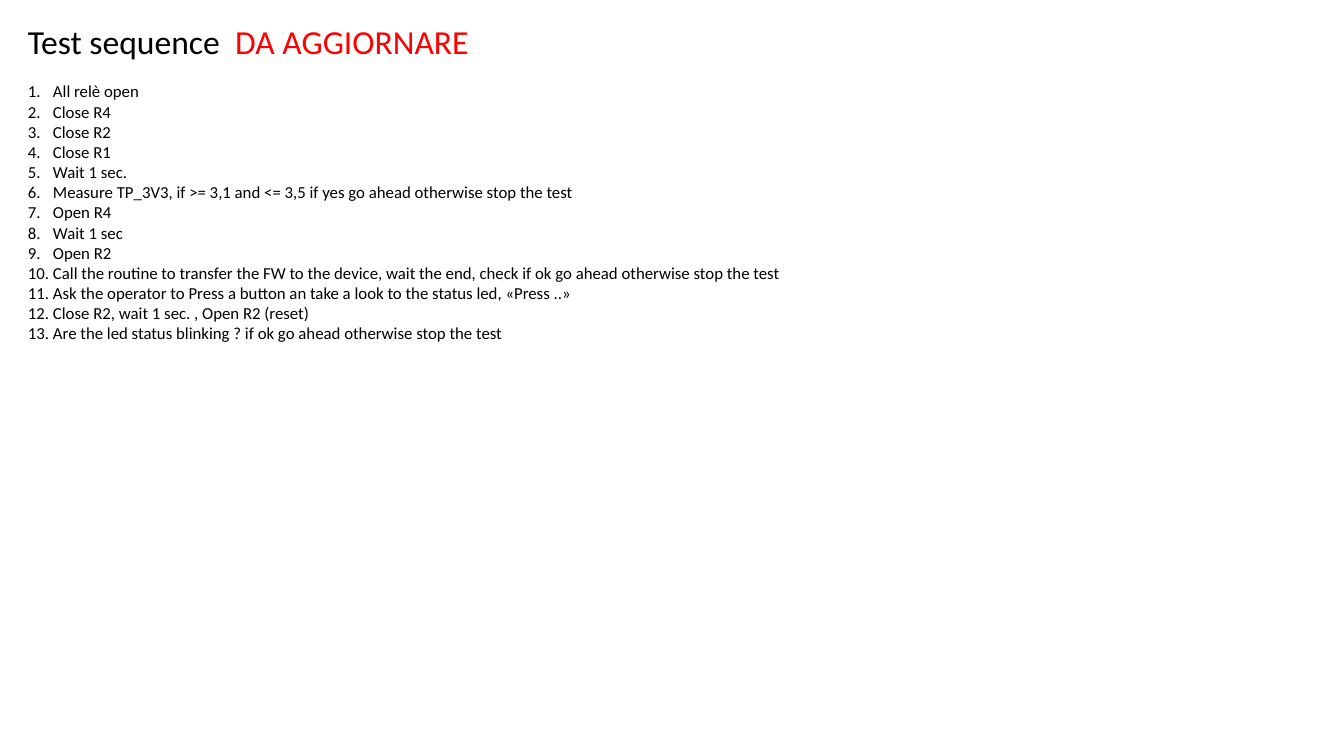
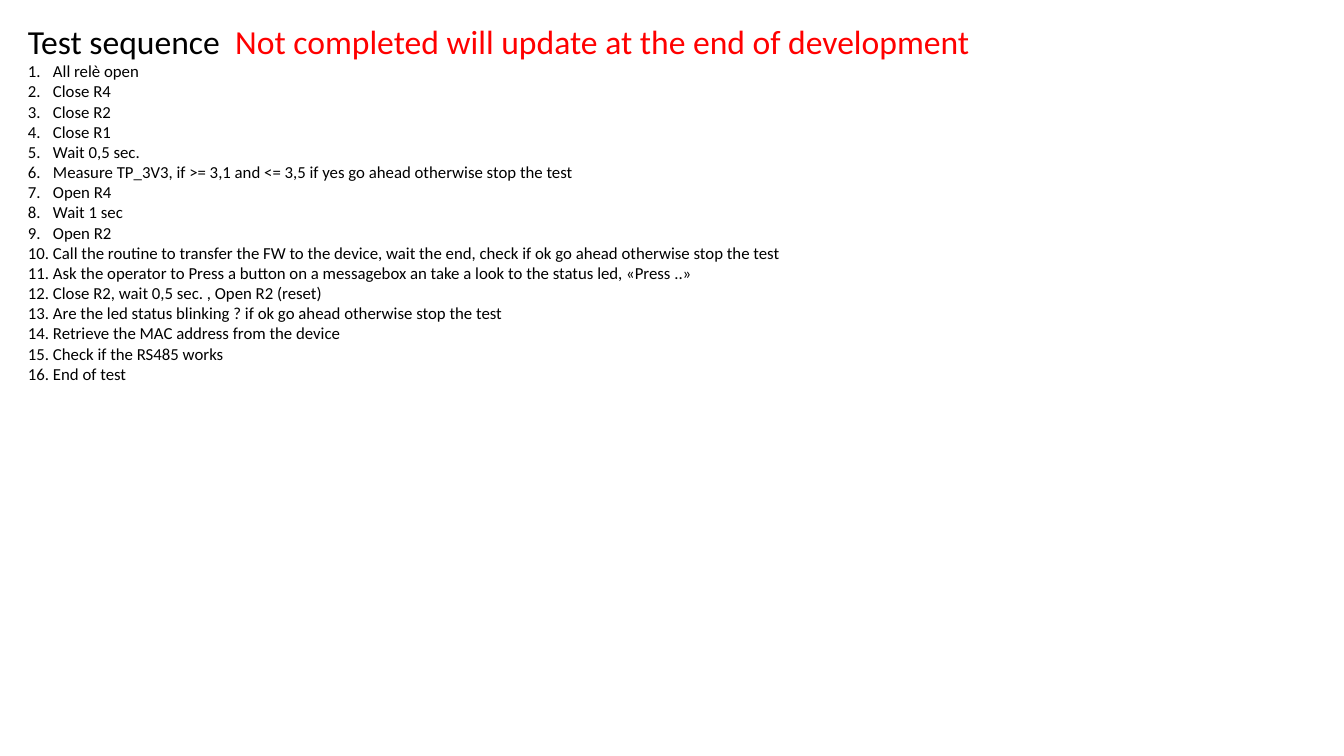
Before and after one commit to accarel/c780_carel_cloud_engine_binary, a slide deck: slide 8 of Utility/USR_Test_HW_Support/Documentation/C780_HW_TEST.pptx (slide 7 before the commit). Drawn at 1344x756 pixels with LibreOffice and Linux fonts; fonts in the diff are those of the drawing. Boxes give left, top, right and bottom in pixels: in the first picture for what was removed or moved away, otherwise in the second. Text is boxed around its words. In the diff, an @@ line names an element or a change of style, - is before the commit and + after.

```diff
--- a/Utility/USR_Test_HW_Support/Documentation/C780_HW_TEST.pptx
+++ b/Utility/USR_Test_HW_Support/Documentation/C780_HW_TEST.pptx
@@ text at (28, 30, 969, 60): text changed; text colour #000000 to #FF0000 @@
-Test sequence DA AGGIORNARE
+Test sequence Not completed will update at the end of development
@@ text at (53, 146, 140, 160): text changed @@
-5. Wait 1 sec.
+5. Wait 0,5 sec.
@@ text at (53, 267, 670, 302): text changed @@
-11. Ask the operator to Press a button an take a look to the status led, «Press ..»
-12. Close R2, wait 1 sec. , Open R2 (reset)
+11. Ask the operator to Press a button on a messagebox an take a look to the status led, «Press ..»
+12. Close R2, wait 0,5 sec. , Open R2 (reset)
@@ text at (53, 327, 340, 380): paragraphs added @@
+14. Retrieve the MAC address from the device
+15. Check if the RS485 works
+16. End of test
```
Also in this commit, not shown: 2 other slides changed, 1 slide added.
